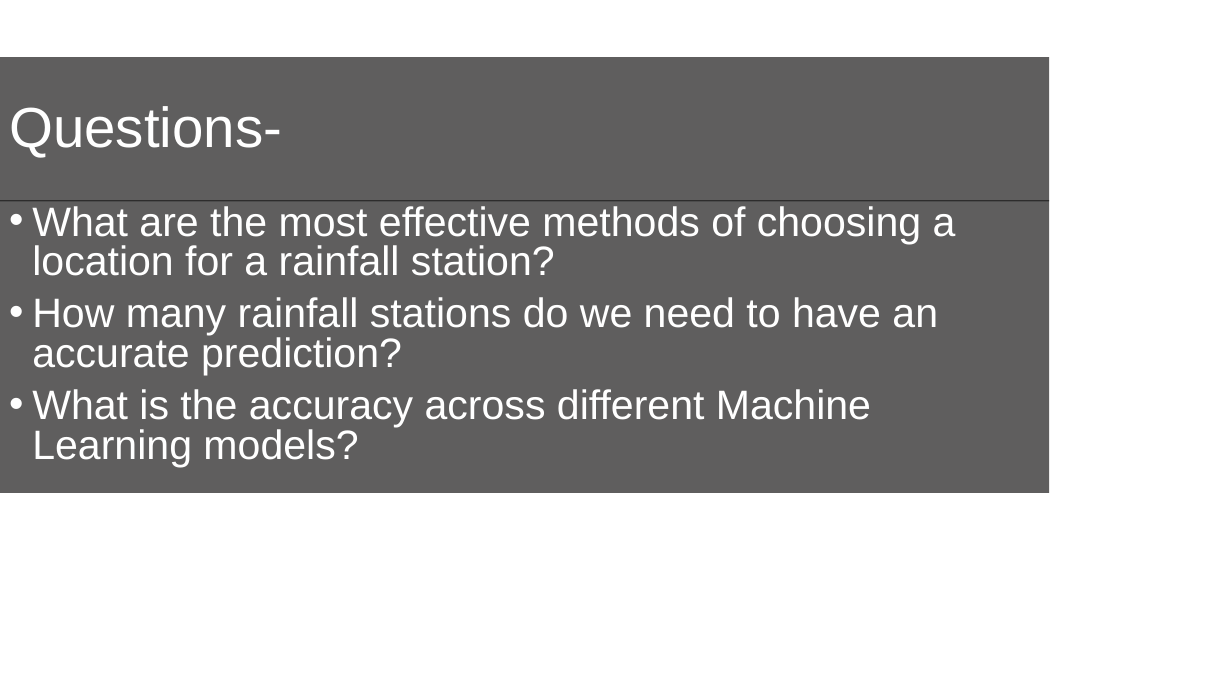
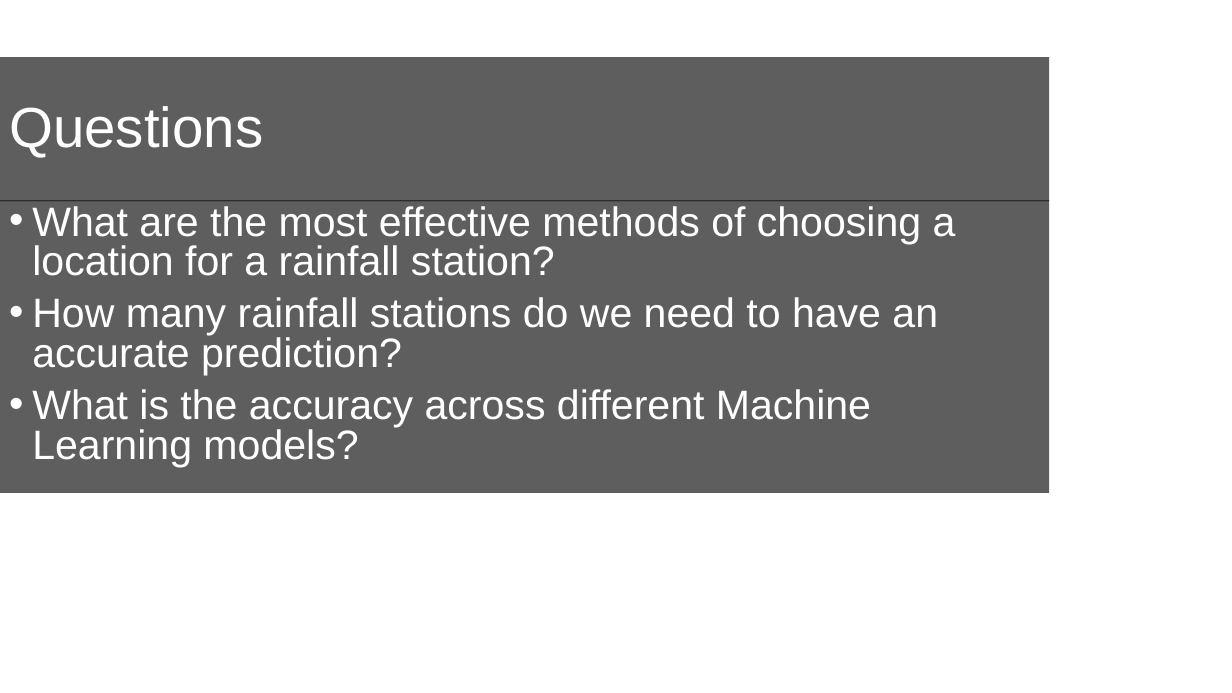
Before and after one commit to EpicTomatoSauce/uwa_final_project, a slide deck: slide 3 of UWA Final Project.pptx. Drawn at 1232x693 pixels with LibreOffice and Linux fonts; fonts in the diff are those of the drawing; background and template pictures are left out. Boxes give left, top, right and bottom in pixels: in the first picture for what was removed or moved away, otherwise in the second. Text is boxed around its words. In the diff, an @@ line names an element or a change of style, - is before the commit and + after.

```diff
--- a/UWA Final Project.pptx
+++ b/UWA Final Project.pptx
@@ title at [9,106,263,157]: text changed @@
-Questions-
+Questions
```
Also in this commit, not shown: 5 other slides changed, 1 other file.
